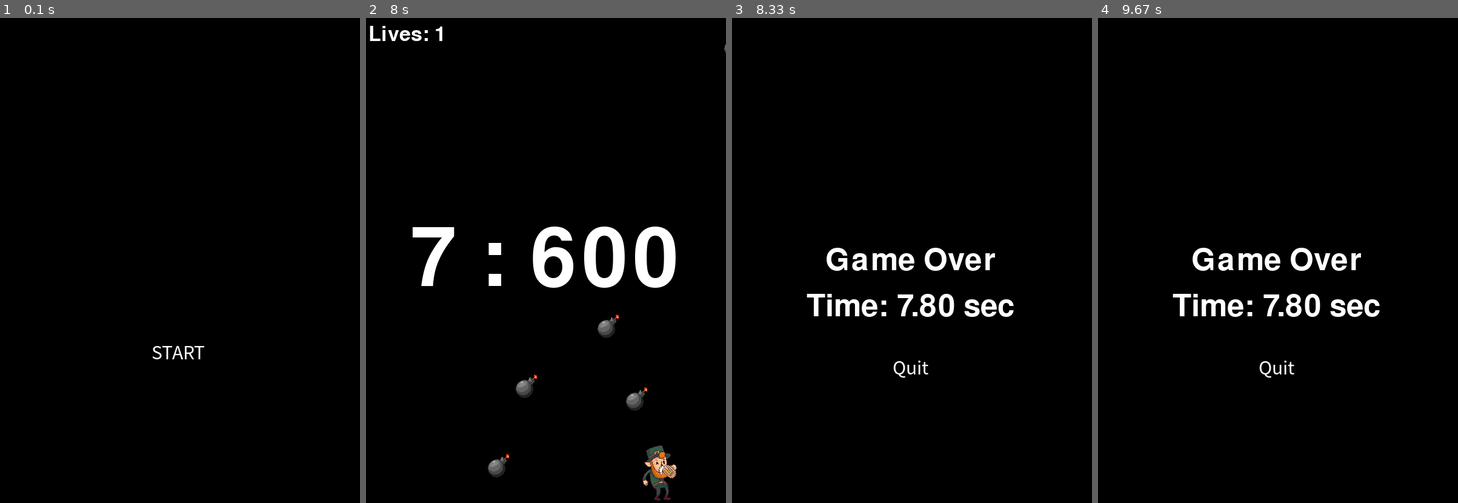
Above: before the commit, frames 1-4 (left to right).
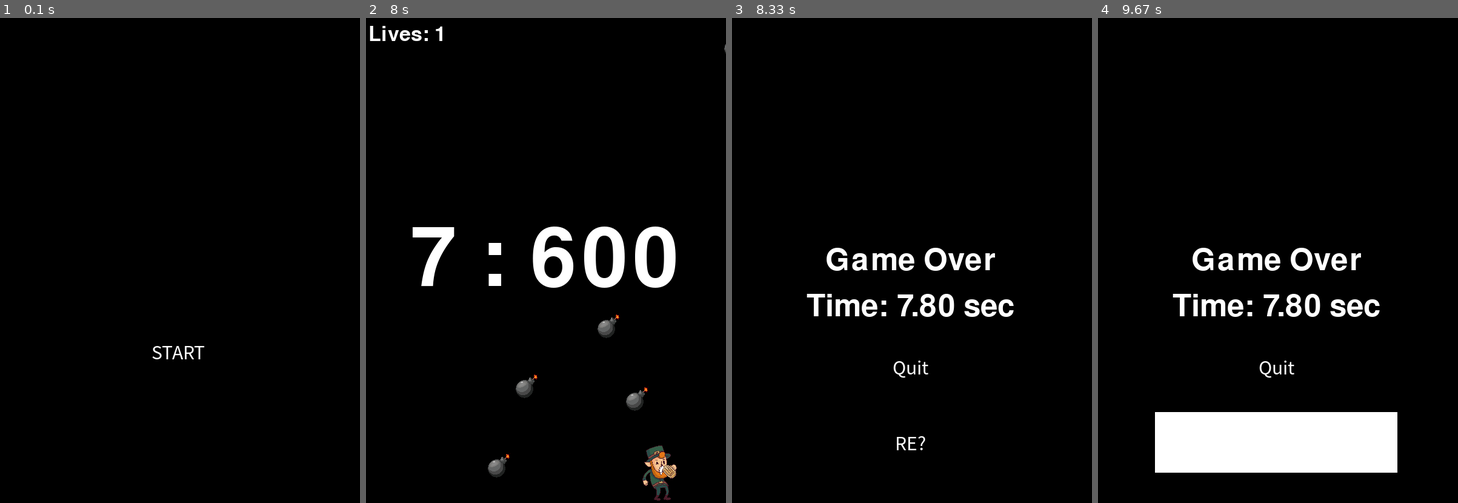
Above: after the commit, the same moments.

Repository: SKHU-OSS-2024-2/pygame-delta-avoiding-bomb
Game: pygame game, started from bomb_game/bomb_game.py
Same seed, same stepped clock (60 frames per second), same inputs: the game is played once before the commit and once after it.
Inputs (mouse positions are in pixels of both pictures, inside the frame that each line leads up to):
- Up to frame 1 (0.1 s): no input
- Up to frame 2 (8 s): click "START" at 0.38 s; hold Right 0.67-1.13 s; move the mouse to (531, 279) at 0.7 s; hold Right 1.17-1.63 s; hold Left 1.67-2.2 s; hold Left 2.23-2.63 s; hold Right 2.67-3.3 s; hold Left 3.33-3.8 s; hold Right 3.83-4.3 s; hold Right 4.33-4.8 s; hold Left 4.83-5.37 s; hold Left 5.4-5.8 s; hold Right 5.83-6.47 s; hold Left 6.5-6.97 s; hold Right 7-7.47 s; hold Right 7.5-7.97 s
- Up to frame 3 (8.33 s): click (915, 313) at 8.05 s
- Up to frame 4 (9.67 s): click (1274, 444) at 8.38 s, where only the run after the commit has a clickable "RE?"; click (1263, 178) at 8.72 s; click (1274, 444) at 9.62 s, where only the run after the commit has a clickable "RE?"

Frames 1-2 are identical in both runs. In frame 3, less than 0.1% of the frame differs, in the area x 45-54%, y 86-90%; in frame 4, 8.4%, in the area x 15-84%, y 81-94%.

Commit message:
Feat : 재시작 버튼 추가가

Diff:
--- a/bomb_game/bomb_game.py
+++ b/bomb_game/bomb_game.py
@@ -164,6 +164,7 @@
             endBtn=button("Quit", 100,525,400,100,action=True,fcolor=WHITE)
             if endBtn == True:
                 return pygame.quit()
+            reBtn=button("RE?", 100,650,400,100,action=True,fcolor=WHITE)
 
             pygame.display.update()
 
